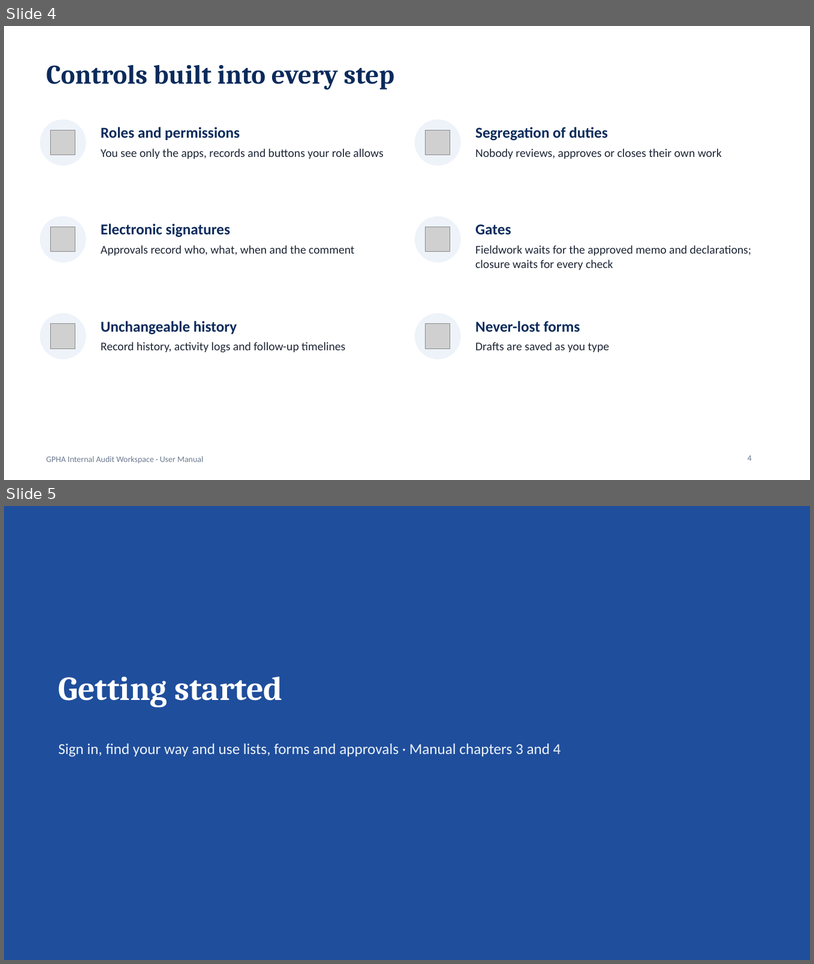
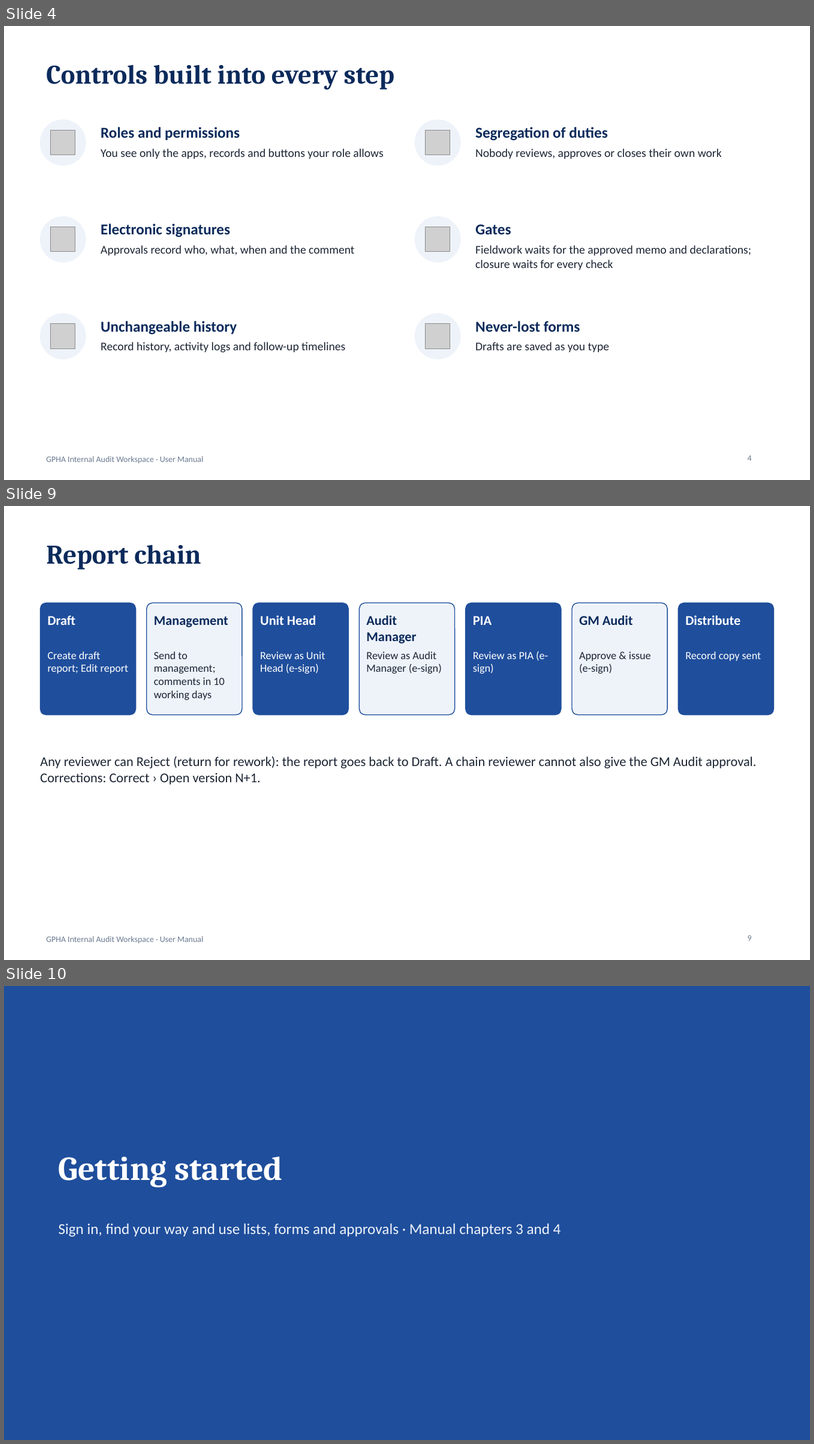
Before and after one commit to kotcdw/GPHAIAWORKSPACE, a slide deck: docs/Usermanual.pptx. Shown one above the other, each under a label of ours: slides 4 and 5 before the commit, slides 4, 9 and 10 after it; the slides between them are not shown. The pictures are 814x964 and 814x1444 pixels, drawn with LibreOffice and Linux fonts; fonts in the diff are those of the drawing; grey boxes stand for pictures. Boxes give left, top, right and bottom in pixels: in the first picture for what was removed or moved away, otherwise in the second. Text is boxed around its words. In the diff, an @@ line names an element or a change of style, - is before the commit and + after.

```diff
--- a/docs/Usermanual.pptx
+++ b/docs/Usermanual.pptx
@@ slide 9 added at <box>4,506,810,960</box>, background #FFFFFF; not listed: 1 template element that a slide beside it also shows @@
@@ title added at <box>46,544,201,570</box>, 32 pt, text #0B2A5B, bold @@
+Report chain
@@ rounded rectangle added at <box>40,603,136,715</box>, fill #1F4E9C, outline #1F4E9C 1 pt @@
@@ rounded rectangle added at <box>147,603,242,715</box>, fill #EEF3FA, outline #1F4E9C 1 pt @@
@@ rounded rectangle added at <box>253,603,349,715</box>, fill #1F4E9C, outline #1F4E9C 1 pt @@
@@ rounded rectangle added at <box>360,603,455,715</box>, fill #EEF3FA, outline #1F4E9C 1 pt @@
@@ rounded rectangle added at <box>466,603,562,715</box>, fill #1F4E9C, outline #1F4E9C 1 pt @@
@@ rounded rectangle added at <box>572,603,668,715</box>, fill #EEF3FA, outline #1F4E9C 1 pt @@
@@ rounded rectangle added at <box>678,603,774,715</box>, fill #1F4E9C, outline #1F4E9C 1 pt @@
@@ text added at <box>48,615,76,625</box>, 16 pt, text #FFFFFF, bold @@
+Draft
@@ text added at <box>154,616,228,627</box>, 16 pt, text #0B2A5B, bold @@
+Management
@@ text added at <box>260,615,316,625</box>, 16 pt, text #FFFFFF, bold @@
+Unit Head
@@ text added at <box>366,615,416,643</box>, 16 pt, text #0B2A5B, bold @@
+Audit Manager
@@ text added at <box>473,616,492,625</box>, 16 pt, text #FFFFFF, bold @@
+PIA
@@ text added at <box>579,615,633,625</box>, 16 pt, text #0B2A5B, bold @@
+GM Audit
@@ text added at <box>686,615,741,625</box>, 16 pt, text #FFFFFF, bold @@
+Distribute
@@ text added at <box>48,651,129,673</box>, 13 pt, text #FFFFFF @@
+Create draft report; Edit report
@@ text added at <box>154,651,224,700</box>, 13 pt, text #1B2433 @@
+Send to management; comments in 10 working days
@@ text added at <box>260,651,325,673</box>, 13 pt, text #FFFFFF @@
+Review as Unit Head (e-sign)
@@ text added at <box>366,651,442,673</box>, 13 pt, text #1B2433 @@
+Review as Audit Manager (e-sign)
@@ text added at <box>473,651,548,673</box>, 13 pt, text #FFFFFF @@
+Review as PIA (e-sign)
@@ text added at <box>579,651,651,673</box>, 13 pt, text #1B2433 @@
+Approve & issue (e-sign)
@@ text added at <box>686,651,762,661</box>, 13 pt, text #FFFFFF @@
+Record copy sent
@@ text added at <box>40,756,756,784</box>, 16 pt, text #1B2433 @@
+Any reviewer can Reject (return for rework): the report goes back to Draft. A chain reviewer cannot also give the GM Audit approval. Corrections: Correct › Open version N+1.
@@ page number added at <box>748,935,752,940</box>, 10 pt, text #6B7A90 @@
+9
@@ what was slide 5 is now slide 10 @@
```
Also in this commit, not shown: 1 slide changed, 4 other slides added, 12 other files.
